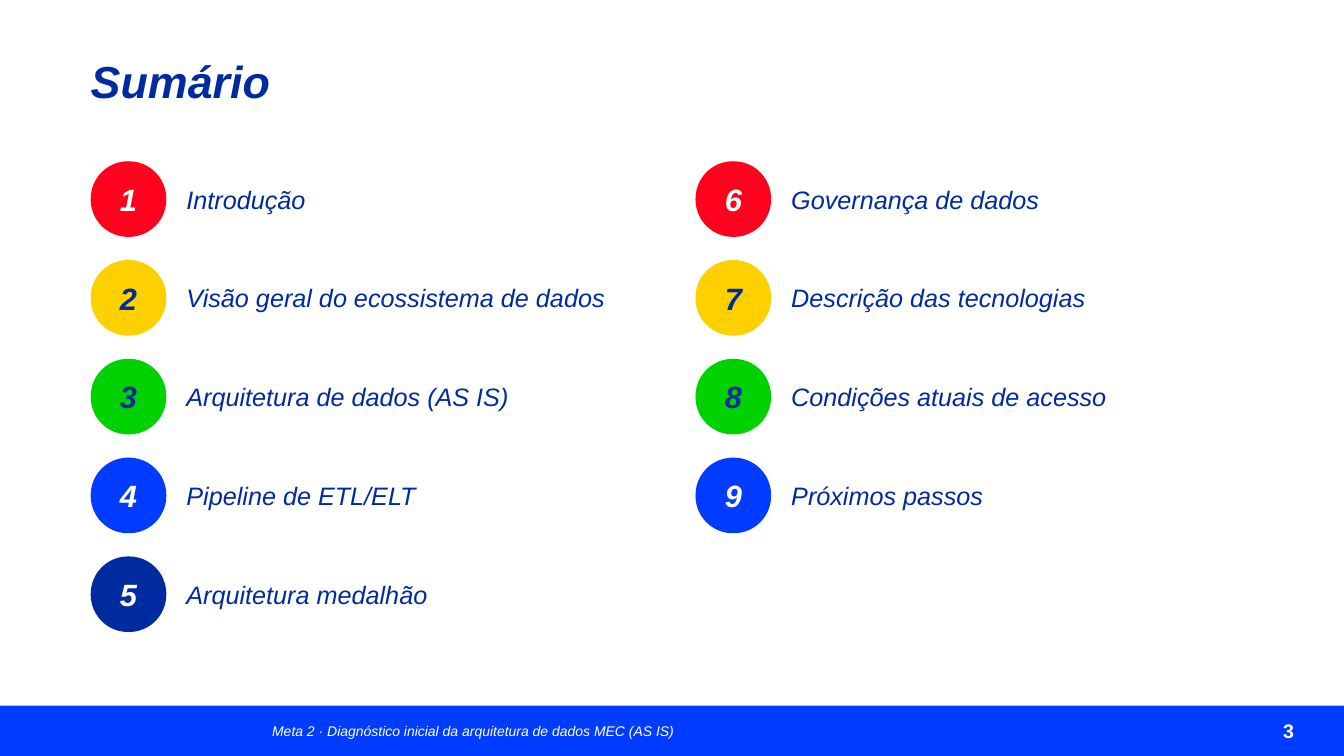
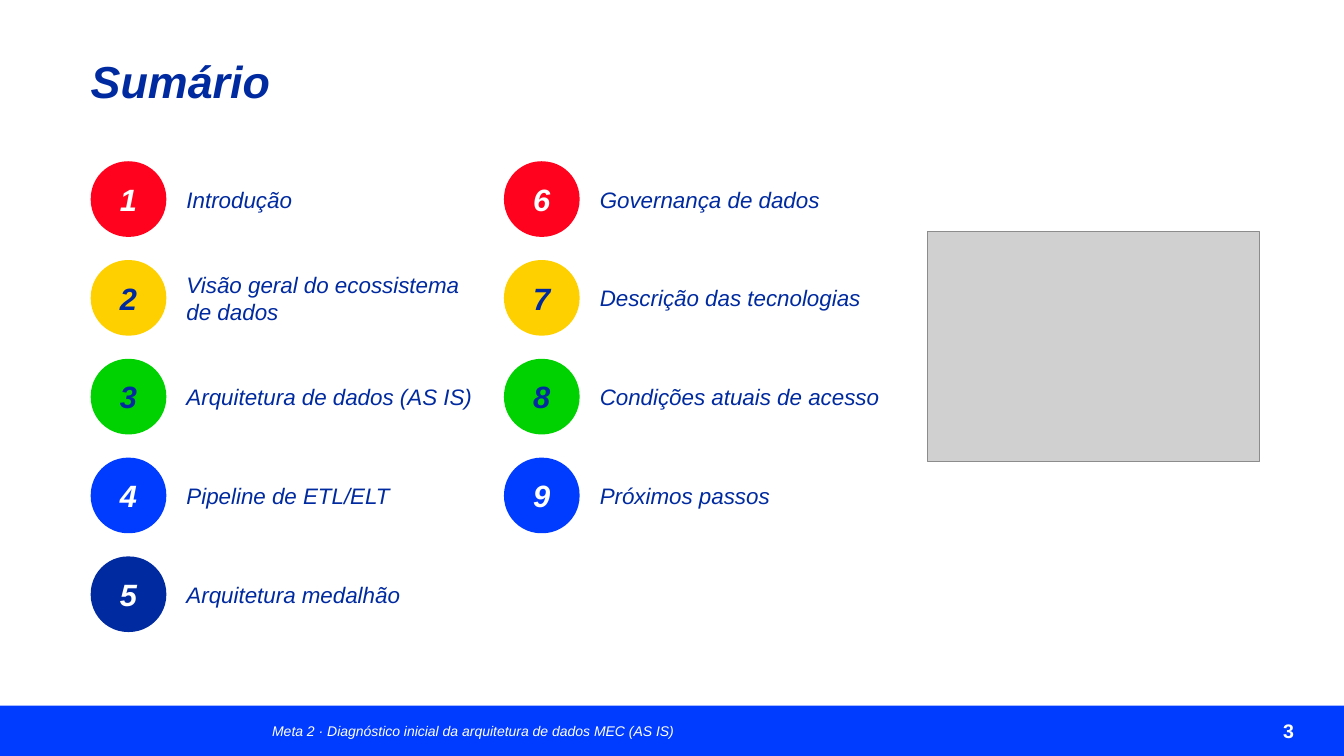
Before and after one commit to leomeurer/teste, a slide deck: slide 3 of Diagnostico_Arquitetura_Dados_MEC_AS_IS.pptx. Drawn at 1344x756 pixels with LibreOffice and Linux fonts; fonts in the diff are those of the drawing; grey boxes stand for pictures; background and template pictures are left out. Boxes give left, top, right and bottom in pixels: in the first picture for what was removed or moved away, otherwise in the second. Text is boxed around its words. In the diff, an @@ line names an element or a change of style, - is before the commit and + after.

```diff
--- a/Diagnostico_Arquitetura_Dados_MEC_AS_IS.pptx
+++ b/Diagnostico_Arquitetura_Dados_MEC_AS_IS.pptx
@@ text "Governança de dados" moved from (x1=791, y1=190, x2=1039, y2=214) to (x1=600, y1=191, x2=820, y2=213) @@
@@ picture added at (x1=928, y1=232, x2=1260, y2=462) @@
@@ text "Descrição das tecnologias" moved from (x1=791, y1=288, x2=1085, y2=313) to (x1=600, y1=289, x2=860, y2=311) @@
@@ text "Condições atuais de acesso" moved from (x1=791, y1=387, x2=1106, y2=412) to (x1=600, y1=388, x2=879, y2=410) @@
@@ 4 texts, 4 rounded rectangles moved together from (x1=696, y1=161, x2=771, y2=533) to (x1=504, y1=161, x2=580, y2=533) @@
@@ size 18 to 16 pt in 9 elements at (x1=186, y1=191, x2=292, y2=213), (x1=186, y1=276, x2=459, y2=321), (x1=186, y1=388, x2=472, y2=410), (x1=186, y1=487, x2=389, y2=509), (x1=186, y1=586, x2=400, y2=608), (x1=600, y1=191, x2=820, y2=213), (x1=600, y1=289, x2=860, y2=311), (x1=600, y1=388, x2=879, y2=410), (x1=600, y1=487, x2=770, y2=509) @@
@@ text "Próximos passos" moved from (x1=791, y1=486, x2=983, y2=511) to (x1=600, y1=487, x2=770, y2=509) @@
```
Also in this commit, not shown: 4 other slides changed.
